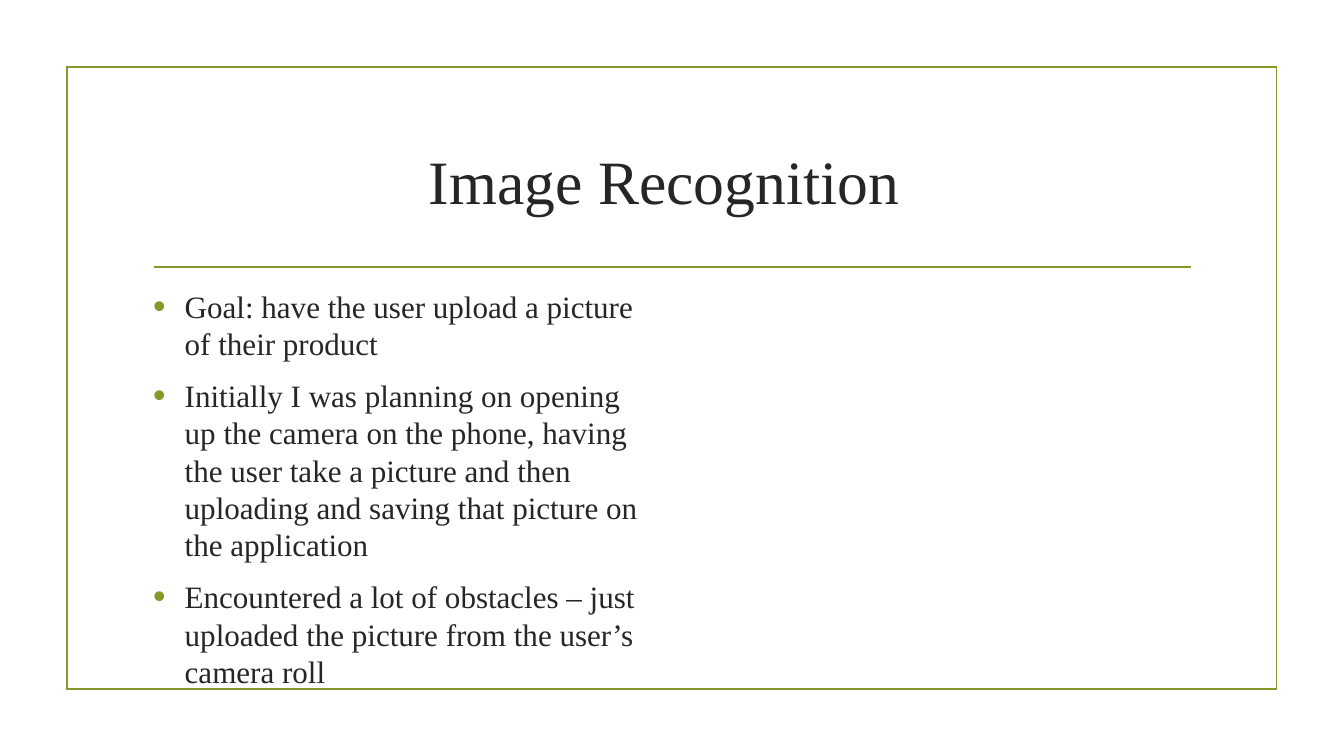
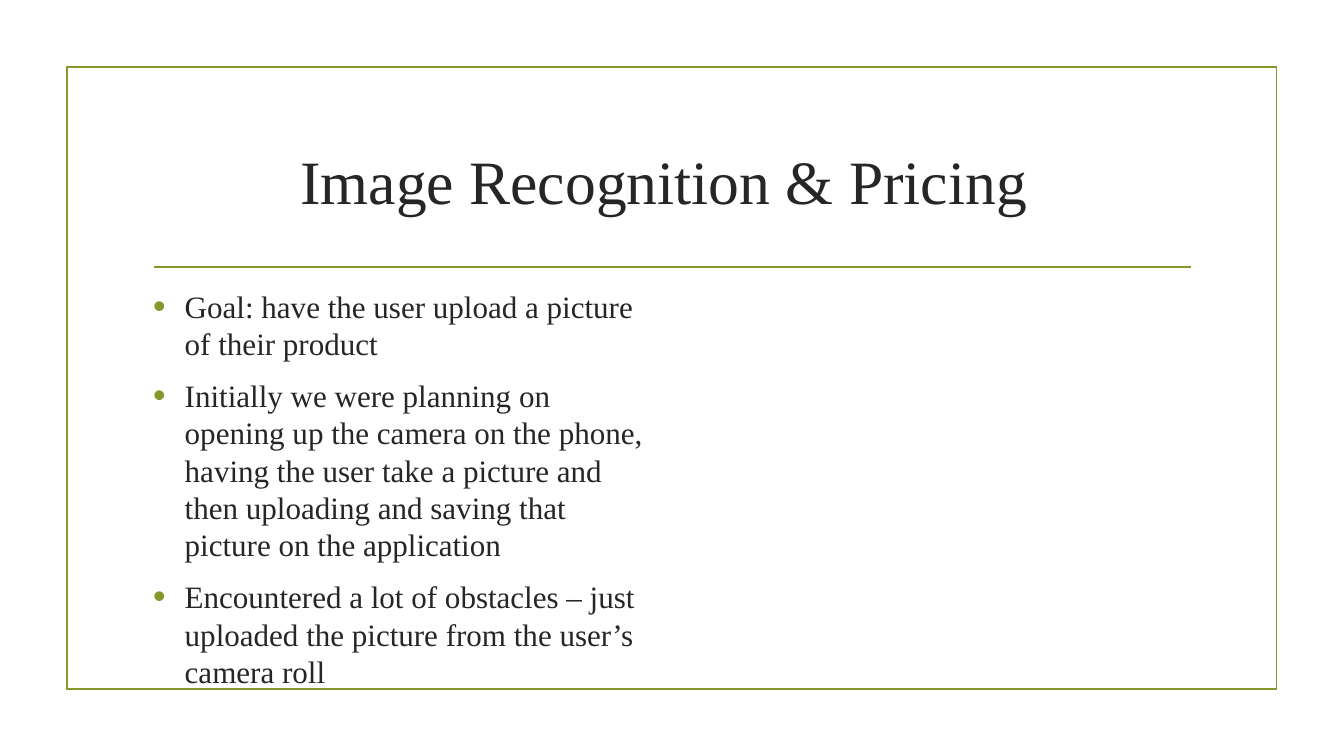
Before and after one commit to dallas2018/team-7, a slide deck: slide 3 of Presentation.pptx. Drawn at 1344x756 pixels with LibreOffice and Linux fonts; fonts in the diff are those of the drawing; background and template pictures are left out. Boxes give left, top, right and bottom in pixels: in the first picture for what was removed or moved away, otherwise in the second. Text is boxed around its words. In the diff, an @@ line names an element or a change of style, - is before the commit and + after.

Commit message:
latest powerpoint added

```diff
--- a/Presentation.pptx
+++ b/Presentation.pptx
@@ title at bbox=[300, 163, 1027, 216]: text changed @@
-Image Recognition
+Image Recognition & Pricing
@@ text at bbox=[185, 385, 643, 562]: text changed @@
-• Initially I was planning on opening up the camera on the phone, having the user take a picture and then uploading and saving that picture on the application
+• Initially we were planning on opening up the camera on the phone, having the user take a picture and then uploading and saving that picture on the application
```
Also in this commit, not shown: 3 other slides changed, 2 slides added, 1 slide removed.
